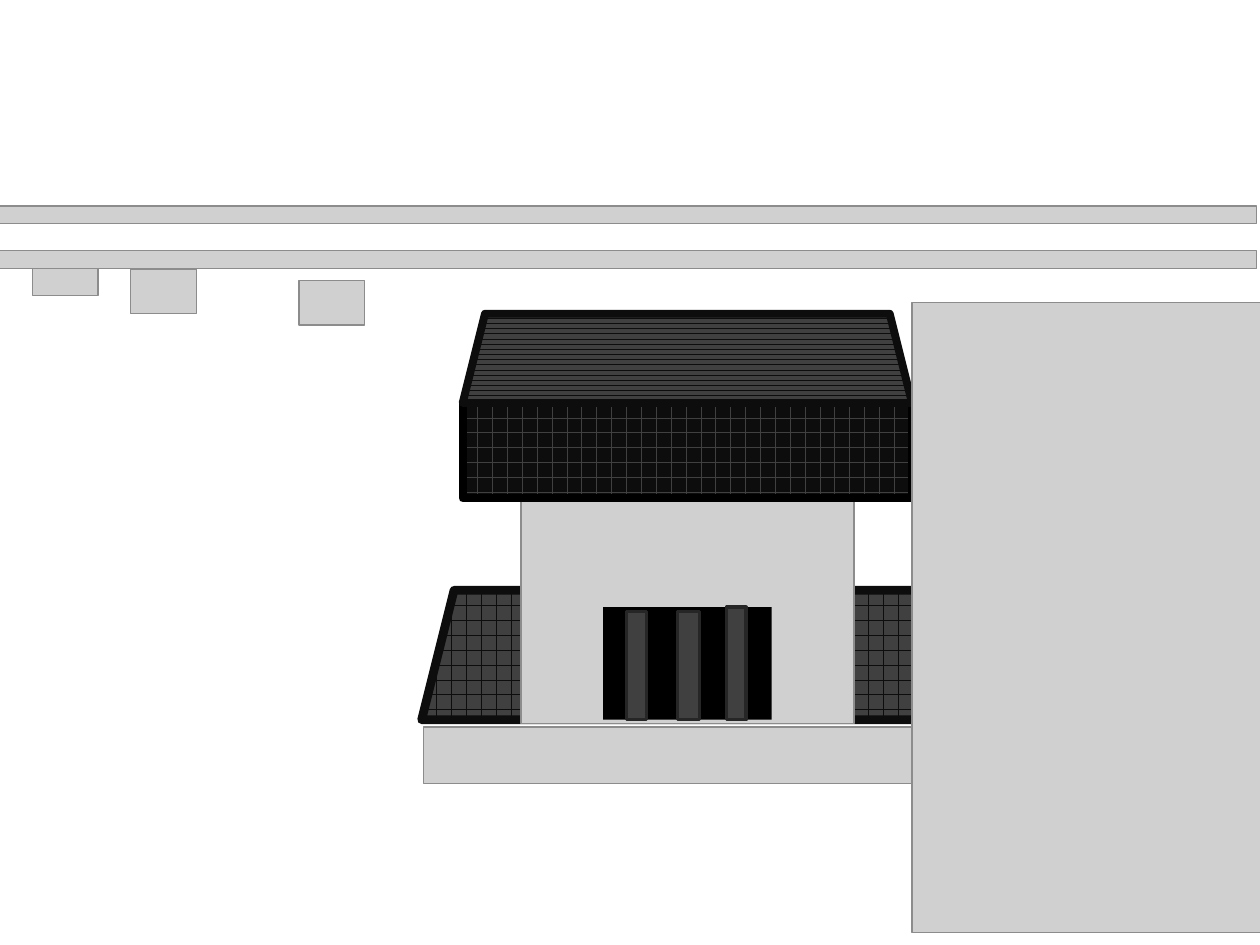
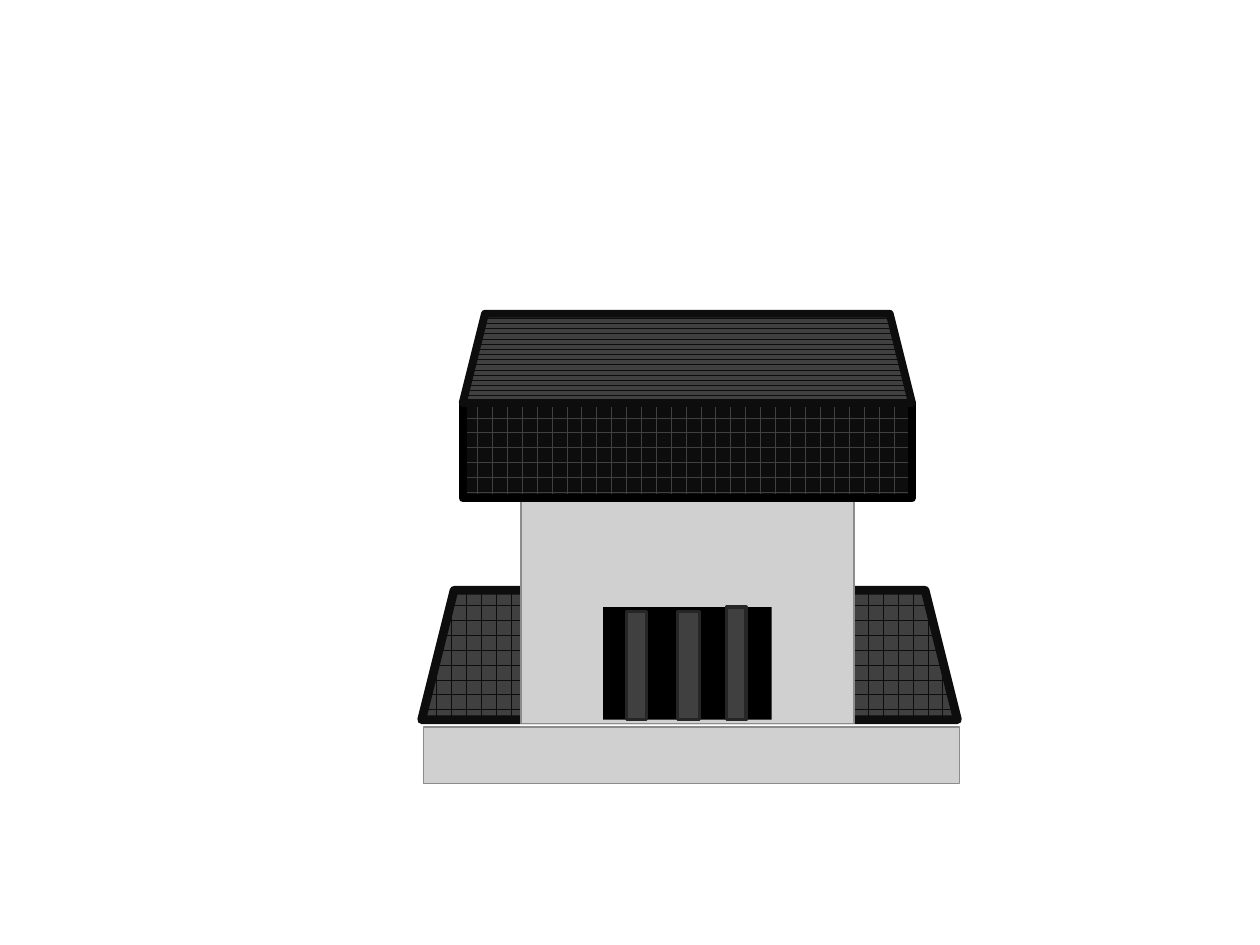
Before and after one commit to Dev-YoonLim/2DGP_YJW, a slide deck: slide 1 of Game_Project/ch1/작업용 PPT.pptx. Drawn at 1260x945 pixels with LibreOffice and Linux fonts; fonts in the diff are those of the drawing; grey boxes stand for pictures; background and template pictures are left out. Boxes give left, top, right and bottom in pixels: in the first picture for what was removed or moved away, otherwise in the second. Text is boxed around its words. In the diff, an @@ line names an element or a change of style, - is before the commit and + after.

```diff
--- a/Game_Project/ch1/작업용 PPT.pptx
+++ b/Game_Project/ch1/작업용 PPT.pptx
@@ picture removed at box(0, 205, 1256, 223) @@
@@ picture removed at box(0, 251, 1256, 268) @@
@@ picture removed at box(33, 253, 98, 295) @@
@@ picture removed at box(131, 268, 197, 312) @@
@@ picture removed at box(299, 281, 364, 325) @@
@@ picture removed at box(912, 302, 1260, 932) @@
```
Also in this commit, not shown: 3 slides removed, 31 other files.
